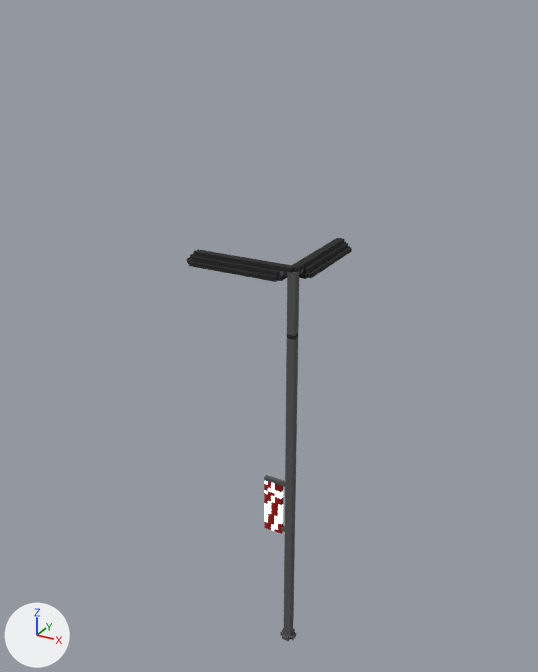
An edit to the glTF model public/buildings/accBase/lampFour.glb, drawn before and after from the same camera.
Before and after are seen from a camera (50 mm lens) standing at (11.43, -18.48, 16.45) and looking at (2.9, -2.98, 8.7). The lights are fixed; the arrows at lower left show +X, +Y and +Z. Where no turn or scale is listed for an object, it has been applied to the vertices. Vertices at the same position are counted once.

Names of what the first picture shows: 'ObjObject'.
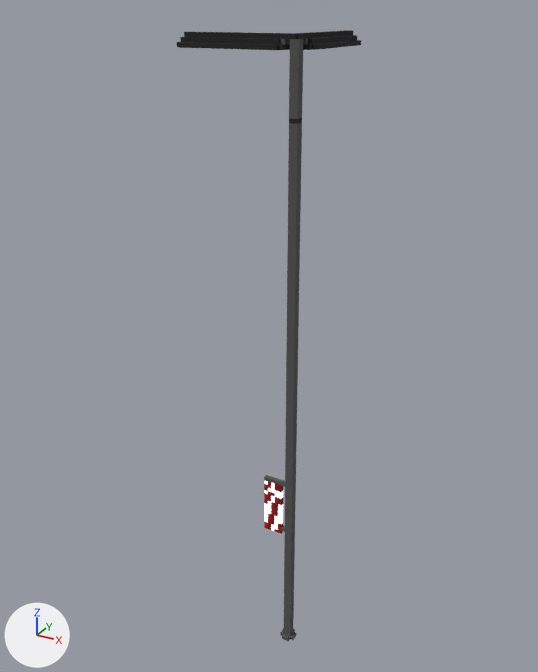
Boxes [x1, y1, x2, y2] around the edits, measured in the pictures (538 x 672 px; the box of a moved part takes in the faces that stretch with it):
```json
{"object": "ObjObject", "change": "reshaped", "before": [187, 238, 352, 641], "after": [177, 30, 361, 641], "on screen": "11% wider, 51% taller"}
{"part": 1, "of": "me_objobject", "change": "moved or reshaped", "before": [187, 238, 352, 342], "after": [177, 30, 361, 342]}
```

The change, as JSON lines over the scene's bpy script:
```json
{"block": "me_objobject", "where": "me_objobject.from_pydata(...)  # 274 vertices, 572 faces; spans x 1.5..4.6, y -4.7..-1.6, z 0.4..11.2"}
{"block": "me_objobject", "where": "# used by ob_objobject; location = (0.0, 0.0, 0.0)"}
{"block": "me_objobject", "change": "me_objobject part 1: all 141 vertices in x 1.5..4.6, y -4.7..-1.6, z 9.5..11.2 are moved by (0.0, 0.0, 4.8)"}
```
